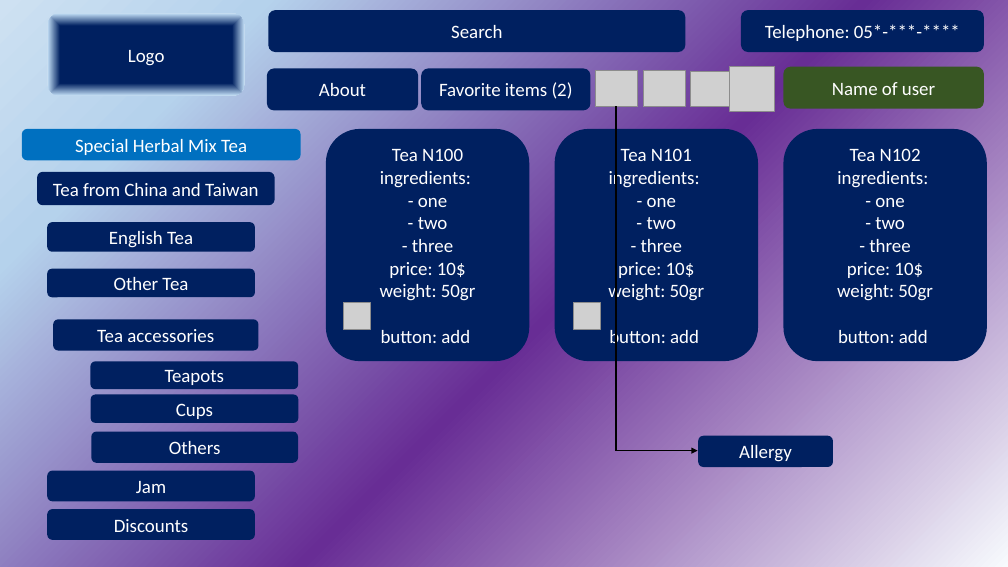
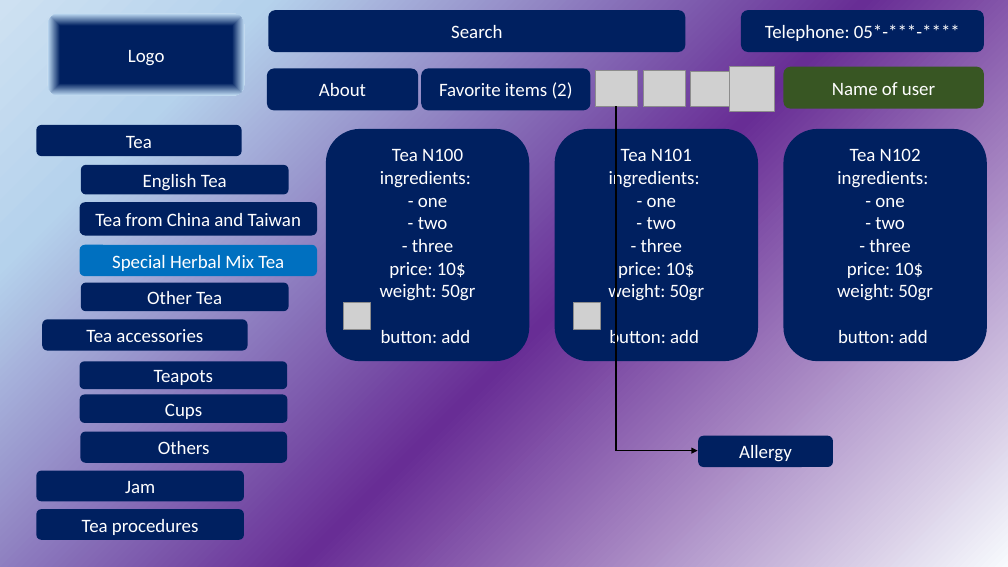
Before and after one commit to EvgeniyaItkina/FinalProject, a slide deck: slide 3 of Presentation project Tea.pptx. Drawn at 1008x567 pixels with LibreOffice and Linux fonts; fonts in the diff are those of the drawing; grey boxes stand for pictures. Boxes give left, top, right and bottom in pixels: in the first picture for what was removed or moved away, otherwise in the second. Text is boxed around its words. In the diff, an @@ line names an element or a change of style, - is before the commit and + after.

```diff
--- a/Presentation project Tea.pptx
+++ b/Presentation project Tea.pptx
@@ rounded rectangle added at (x1=36, y1=125, x2=242, y2=156), fill #002060, 18 pt, text #FFFFFF @@
+Tea
@@ rounded rectangle "English Tea" moved from (x1=47, y1=222, x2=255, y2=252) to (x1=81, y1=165, x2=289, y2=194) @@
@@ rounded rectangle "Tea from China and Taiwan" moved from (x1=37, y1=172, x2=274, y2=205) to (x1=79, y1=202, x2=317, y2=235) @@
@@ rounded rectangle "Special Herbal Mix Tea" resized from (x1=22, y1=129, x2=301, y2=161) to (x1=79, y1=245, x2=317, y2=277) @@
@@ rounded rectangle "Other Tea" moved from (x1=47, y1=268, x2=255, y2=297) to (x1=81, y1=283, x2=289, y2=312) @@
@@ 6 rounded rectangles moved together from (x1=47, y1=319, x2=299, y2=540) to (x1=36, y1=319, x2=287, y2=540) @@
@@ text in rounded rectangle at (x1=82, y1=519, x2=198, y2=535): text changed @@
-Discounts
+Tea procedures
```
Also in this commit, not shown: 2 other slides changed, 1 slide added, 1 other file.
